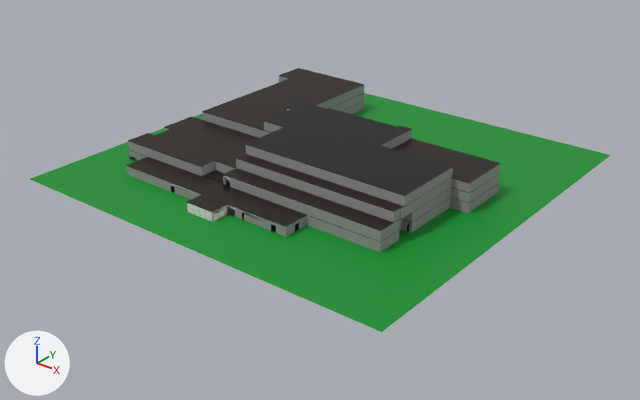
Renders of the FBX model Assets/usuLibrary.fbx from each side of a commit.
Rendered twice from a camera (50 mm lens) standing at (161.2, -207.7, 113.1) and looking at (4.1, -11.3, -8.6). The axes (+X, +Y, +Z) are drawn at lower left. The lights are the same throughout. Where no turn or scale is listed for an object, it has been applied to the vertices. Vertices at the same position are counted once.

In view in the first picture: 'BuildingShell', 'BuildingShell.001', 'BuildingShell.002', 'BuildingShell.003', 'Ceiling.003', 'LandScape'.
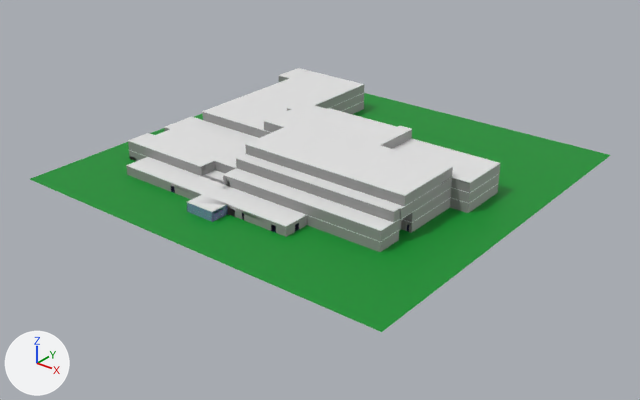
The edits, one by one:
Material 'ConcreteWalls' (mat_concretewalls) is new.
Its base color is (0.284, 0.284, 0.284) (grey #919191).
Material 'PolishedMetal' (mat_polishedmetal) is new.
Its base color is (0.272, 0.0871, 0.478) (purple #8e53b8).
Its metallic is 1.0.
Material 'Glass' (mat_glass) is new.
Its base color is (0.175, 0.303, 0.434) (blue #7496b0).
Its roughness is 0.1.
me_plane_042 has 324 vertices, 329 faces and spans x -52.0..53.2, y -39.7..45.4, z 3.2..9.4.
me_plane_042 no longer uses material mat_brown (black #1b1306).
me_plane_042 now uses material mat_material (white #e7e7e7).
me_plane_045 has 262 vertices, 269 faces and spans x -52.0..53.2, y -33.9..45.4, z 9.4..9.6.
me_plane_045 no longer uses material mat_brown (black #1b1306).
me_plane_002 has 38 vertices, 34 faces and spans x -20.6..47.2, y -29.7..11.7, z 12.6..12.8.
me_plane_002 no longer uses material mat_floors (black #0b0b0b).
me_plane_003 is used by ob_buildingshell; location (0.0, 0.0, -0.1).
me_plane_003 had 6832 vertices, 6641 faces and spanned x -52.0..53.2, y -54.7..45.4, z -3.2..12.6.
me_plane_003 no longer uses material mat_material (white #e7e7e7).
me_plane_003 now has 6987 vertices, 6818 faces and spans x -52.0..53.2, y -54.7..45.4, z -3.2..12.6.
me_plane_003 part 1: 5964 faces spanning x -52.0..53.2, y -54.7..45.4, z -3.2..12.6 switch from mat_walls (grey #939393) to mat_concretewalls (grey #919191).
me_plane_003 part 2: 492 faces spanning x -9.5..0.5, y -54.7..-48.5, z 0.0..3.0 switch from mat_walls (grey #939393) to mat_polishedmetal (purple #8e53b8).
me_plane_003 part 3: 36 faces spanning x -9.5..0.5, y -54.7..-48.6, z 0.0..3.0 switch from mat_glassv2 (white #e7e7e7) to mat_glass (blue #7495b0).
me_plane_041 has 718 vertices, 755 faces and spans x -52.0..53.2, y -54.7..45.4, z 3.0..3.2.
me_plane_041 no longer uses material mat_brown (black #1b1306).

Changed parts and their boxes [x1, y1, x2, y2] in the pictures (640 x 400 px):
'Ceiling.003', recoloured (black to white)
    both: [245, 102, 453, 196]
'BuildingShell.003', recoloured (black to white)
    both: [202, 68, 500, 212]
'BuildingShell.002', recoloured (black to white)
    both: [128, 93, 498, 231]
'BuildingShell.001', recoloured (black to white)
    both: [126, 101, 499, 242]
part 1 of me_plane_003, recoloured
    both: [126, 76, 500, 251]
part 2 of me_plane_003, recoloured
    both: [187, 203, 228, 222]
part 3 of me_plane_003, recoloured
    both: [187, 203, 228, 221]
